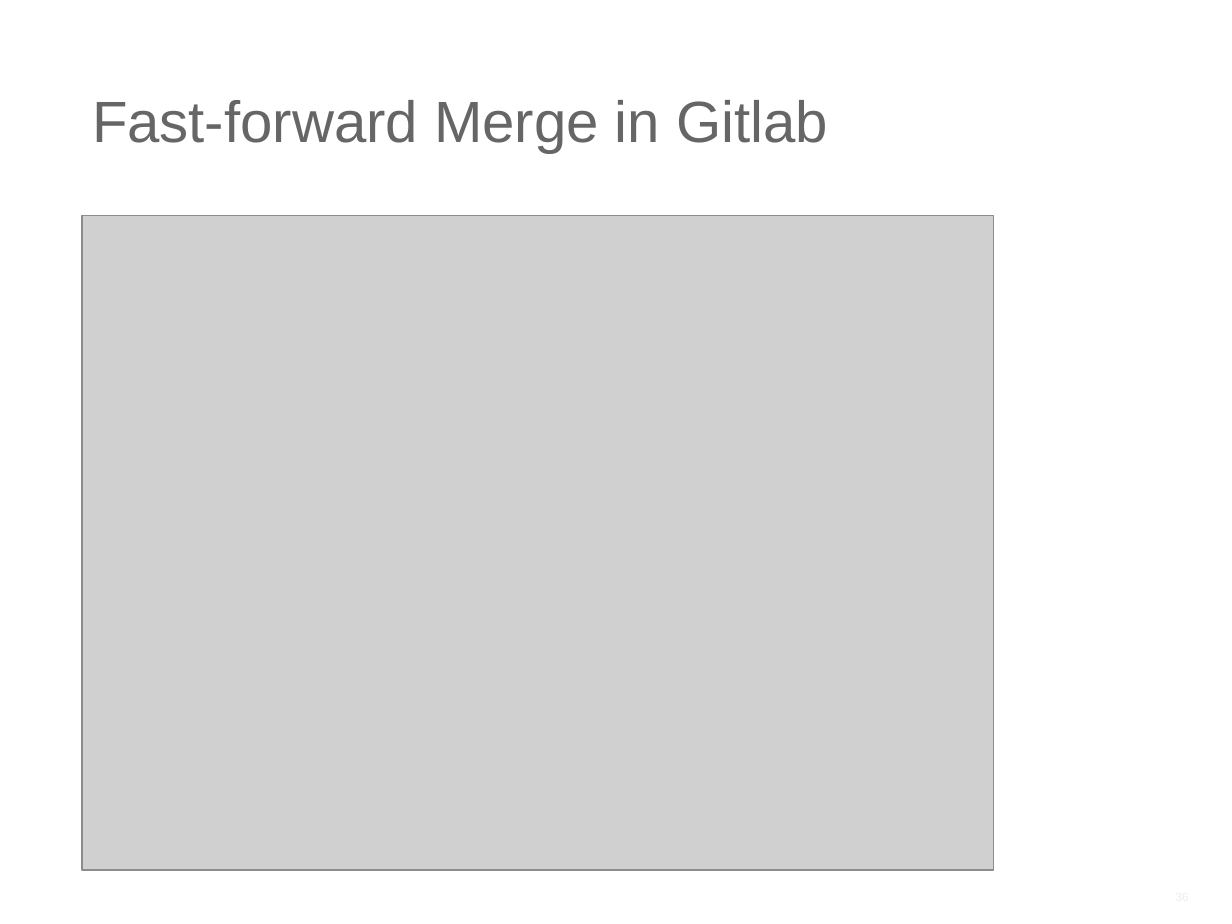
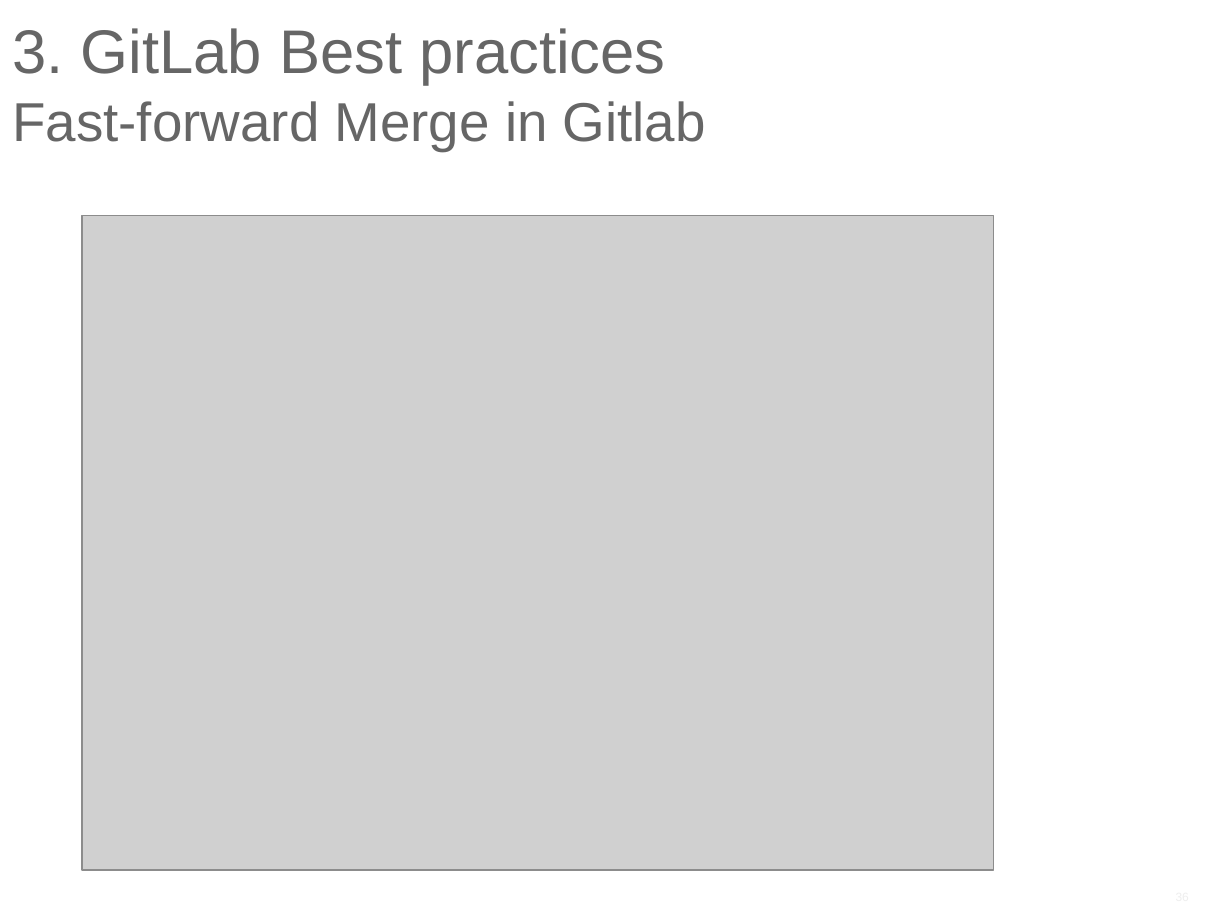
Before and after one commit to ilyaro/mysite, a slide deck: slide 36 of WorkStuff/Courses/Git/Git_Gitlab_Best_Practices/Git_Gitlab_BestPractices.pptx. Drawn at 1232x924 pixels with LibreOffice and Linux fonts; fonts in the diff are those of the drawing; grey boxes stand for pictures. Boxes give left, top, right and bottom in pixels: in the first picture for what was removed or moved away, otherwise in the second. Text is boxed around its words. In the diff, an @@ line names an element or a change of style, - is before the commit and + after.

Commit message:
Adding Gitlab Best practices

```diff
--- a/WorkStuff/Courses/Git/Git_Gitlab_Best_Practices/Git_Gitlab_BestPractices.pptx
+++ b/WorkStuff/Courses/Git/Git_Gitlab_Best_Practices/Git_Gitlab_BestPractices.pptx
@@ title at [12, 28, 706, 150]: text changed; size 34 to 32 pt @@
-Fast-forward Merge in Gitlab
+3. GitLab Best practices
+Fast-forward Merge in Gitlab
```
Also in this commit, not shown: 5 other slides changed, 3 slides added.
